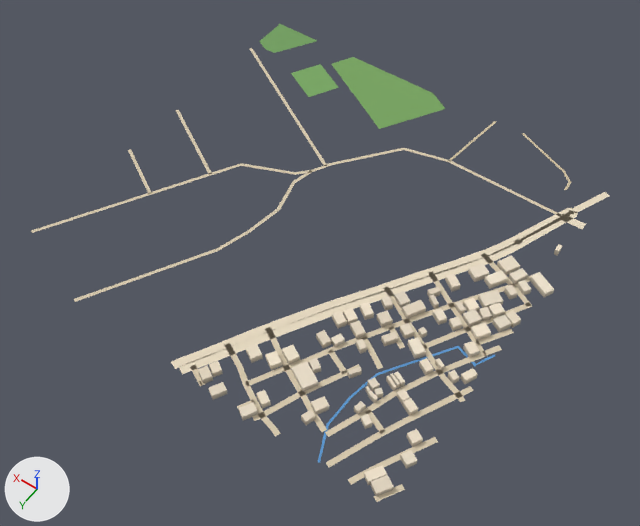
A saved change to the glTF model public/assets/bengaluru-region-v1/tiles/t1_7-l0.glb.
Rendered twice from a 50 mm camera at (366.0, 4294.0, 763.0) aimed at (725.0, 3790.0, -28.0). Lighting does not change. The marker at lower left points along +X, +Y and +Z. The first picture is the older version.

Names of what the first picture shows: 'building', 'ground' and 1 more.
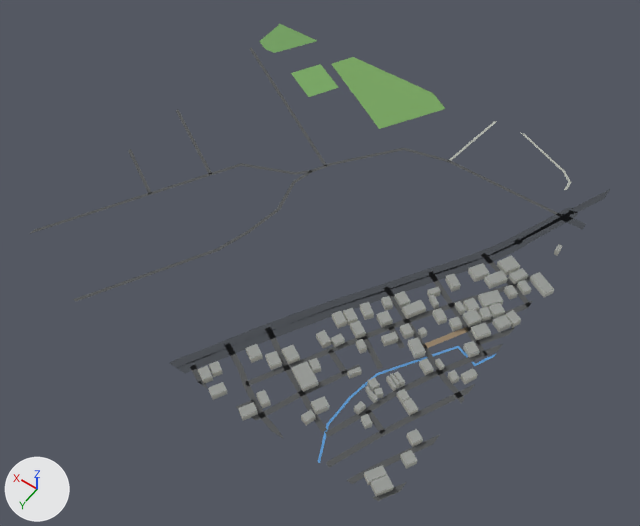
What the commit changed:
me_building is used by ob_building; location (500.0, 3500.0, 0.0).
me_building had 560 vertices, 700 faces and spanned x -13.0..230.0, y 139.0..507.0, z 0.0..8.0.
me_building now has 560 vertices, 840 faces and spans x -13.0..230.0, y 139.0..507.0, z 0.0..8.0.
me_building part 1: 700 kept faces spanning x -13.0..230.0, y 139.0..507.0, z 0.0..8.0 get new vertex colours.
Edits to the shape of me_building do not show in these pictures.
me_ground is used by ob_ground; location (500.0, 3500.0, 0.0).
me_ground had 540 vertices, 455 faces and spanned x -4.0..502.0, y -1.0..503.0, z 1.0.
me_ground now has 553 vertices, 466 faces and spans x 0.0..500.0, y 0.0..500.0, z 1.0.
Part 2, on me_ground:
36 vertices are removed from x -4.0..501.0, y 1.0..503.0, z 1.0.
47 faces are deleted.
5 vertices in x 350.0..412.0, y 115.0..150.0, z 1.0 move by (1.0, -1.0, 0.0).
53 vertices move from x -3.0..502.0, y -1.0..503.0, z 1.0 to x 0.0..500.0, y 0.0..500.0, z 1.0.
49 vertices are added at x 0.0..500.0, y 0.0..500.0, z 1.0.
58 new faces join them.
me_ground part 3: 353 kept faces spanning x 0.0..500.0, y 0.0..500.0, z 1.0 get new vertex colours; the middle colour goes from beige #d7c9ae to dark grey #535556.

Boxes (x1, y1, x2, y2) around the edits, measured in the pictures (640 x 526 px; the box of a moved part takes in the faces that stretch with it):
'ground', reshaped
    before: (31, 24, 609, 502)
    after: (30, 24, 610, 501)
part 1 of me_building, recoloured
    both: (198, 244, 562, 497)
part 2 of me_ground, moved or reshaped
    before: (31, 48, 609, 502)
    after: (30, 47, 610, 501)
part 3 of me_ground, recoloured
    both: (32, 79, 586, 484)
